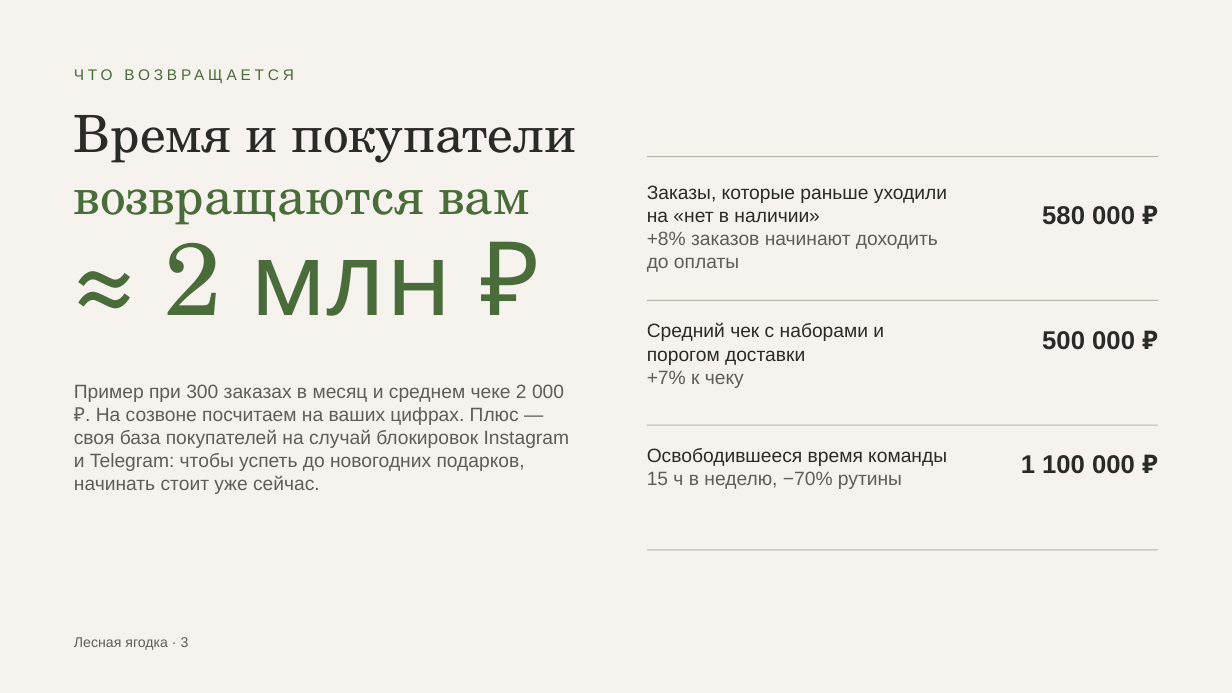
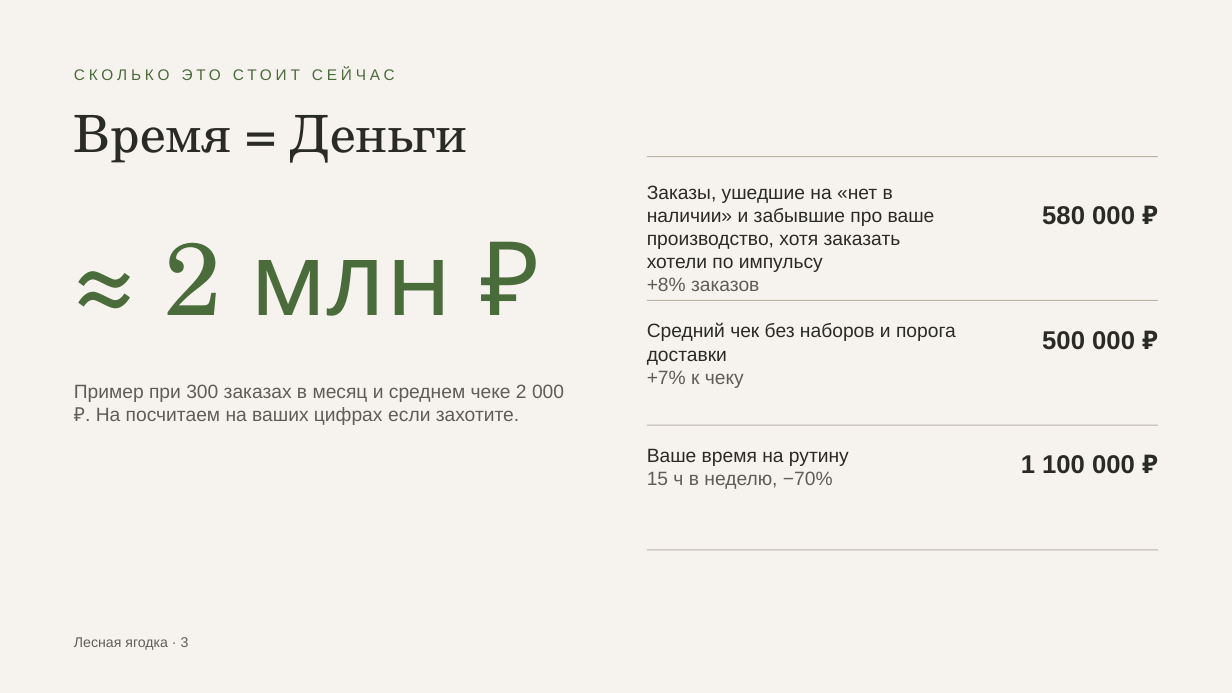
Before and after one commit to ellischment/svoya_ferma, a slide deck: slide 3 of docs/preview/lesnaya-yagodka-predlozhenie.pptx. Drawn at 1232x693 pixels with LibreOffice and Linux fonts; fonts in the diff are those of the drawing. Boxes give left, top, right and bottom in pixels: in the first picture for what was removed or moved away, otherwise in the second. Text is boxed around its words. In the diff, an @@ line names an element or a change of style, - is before the commit and + after.

```diff
--- a/docs/preview/lesnaya-yagodka-predlozhenie.pptx
+++ b/docs/preview/lesnaya-yagodka-predlozhenie.pptx
@@ text at [74,67,395,80]: text changed @@
-ЧТО ВОЗВРАЩАЕТСЯ
+СКОЛЬКО ЭТО СТОИТ СЕЙЧАС
@@ text at [74,115,467,163]: text changed @@
-Время и покупатели возвращаются вам
+Время = Деньги
@@ text at [647,185,935,291]: text changed @@
-Заказы, которые раньше уходили на «нет в наличии»
-+8% заказов начинают доходить до оплаты
+Заказы, ушедшие на «нет в наличии» и забывшие про ваше производство, хотя заказать хотели по импульсу
++8% заказов
@@ text at [647,323,956,365]: text changed @@
-Средний чек с наборами и порогом доставки
+Средний чек без наборов и порога доставки
@@ text at [74,384,564,425]: text changed @@
-Пример при 300 заказах в месяц и среднем чеке 2 000 ₽. На созвоне посчитаем на ваших цифрах. Плюс — своя база покупателей на случай блокировок Instagram и Telegram: чтобы успеть до новогодних подарков, начинать стоит уже сейчас.
+Пример при 300 заказах в месяц и среднем чеке 2 000 ₽. На посчитаем на ваших цифрах если захотите.
@@ text at [647,448,849,489]: text changed @@
-Освободившееся время команды
-15 ч в неделю, −70% рутины
+Ваше время на рутину
+15 ч в неделю, −70%
```
Also in this commit, not shown: 5 other slides changed, 3 slides removed.
